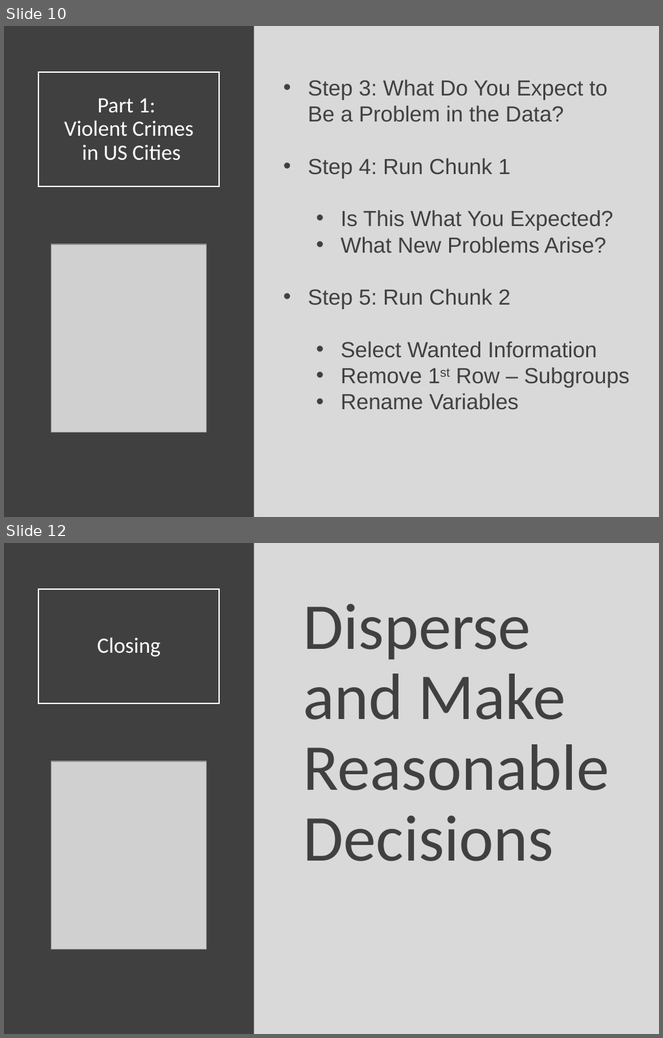
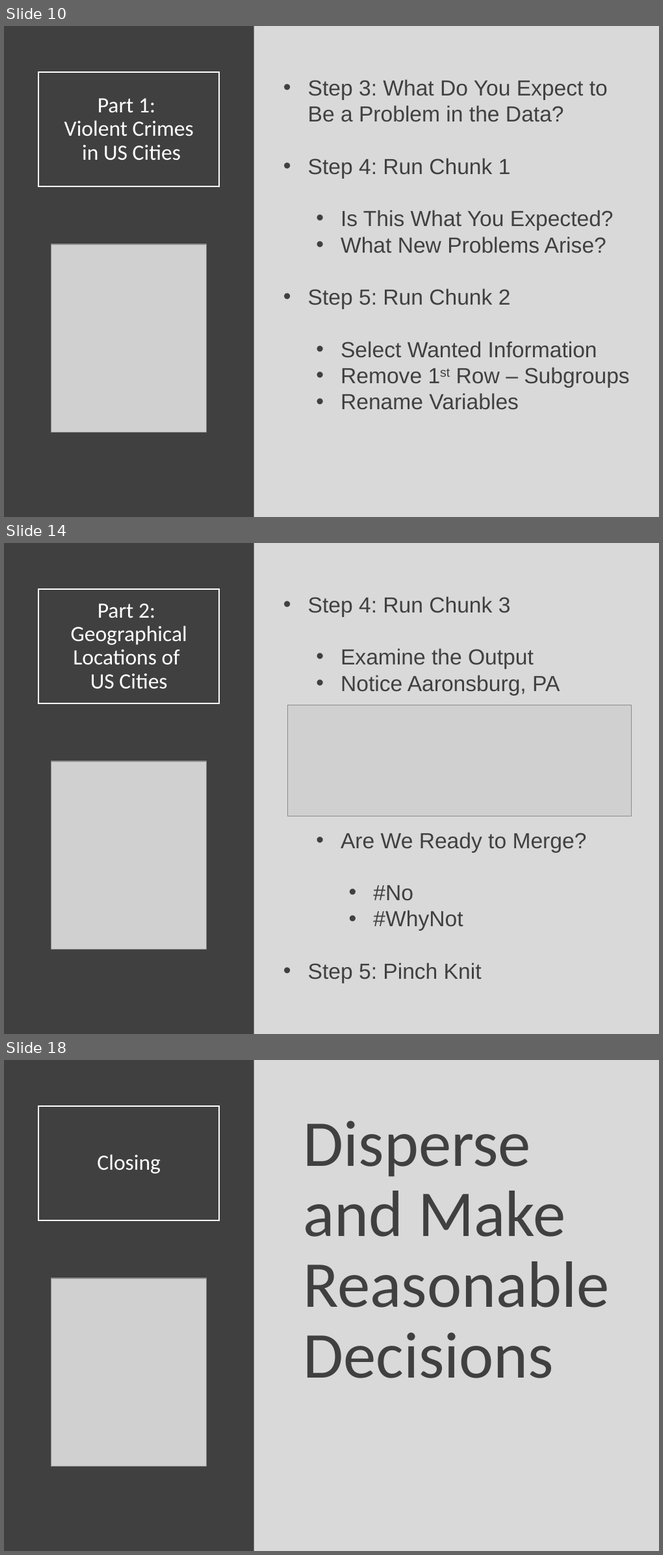
Before and after one commit to Yixf-Self/STOR320_WEBSITE, a slide deck: Lecture/Lecture 15/Lecture 15.pptx. Shown one above the other, each under a label of ours: slides 10 and 12 before the commit, slides 10, 14 and 18 after it; the slides between them are not shown. The pictures are 663x1038 and 663x1555 pixels, drawn with LibreOffice and Linux fonts; fonts in the diff are those of the drawing; grey boxes stand for pictures. Boxes give left, top, right and bottom in pixels: in the first picture for what was removed or moved away, otherwise in the second. Text is boxed around its words. In the diff, an @@ line names an element or a change of style, - is before the commit and + after.

```diff
--- a/Lecture/Lecture 15/Lecture 15.pptx
+++ b/Lecture/Lecture 15/Lecture 15.pptx
@@ slide 14 added at <box>4,543,659,1034</box>, background #D9D9D9 @@
@@ rectangle added at <box>4,543,254,1034</box>, fill #404040 @@
@@ title added at <box>38,589,220,704</box>, outline #FFFFFF 1.5 pt, 24 pt, text #FFFFFF @@
+Part 2:
+Geographical Locations of
+US Cities
@@ text added at <box>308,596,587,984</box>, 24 pt, text #404040 @@
+• Step 4: Run Chunk 3
+  • Examine the Output
+  • Notice Aaronsburg, PA
+  • Are We Ready to Merge?
+    • #No
+    • #WhyNot
+• Step 5: Pinch Knit
@@ picture added at <box>287,705,632,816</box> @@
@@ picture added at <box>51,761,206,949</box> @@
@@ what was slide 12 is now slide 18 @@
```
Also in this commit, not shown: 2 slides changed, 5 other slides added, 10 other files.
